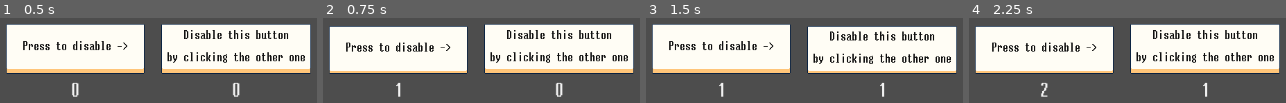
Above: before the commit, frames 1-4 (left to right).
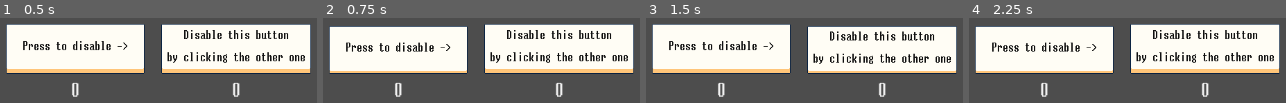
Above: after the commit, the same moments.

Repository: justin-calleja/godot-misc
Game: Godot game, scene res://scenes/btn_disable_another/main.tscn
Same seed, same stepped clock (60 frames per second), same inputs: the game is played once before the commit and once after it.
Inputs:
- Up to frame 1 (0.5 s): no input
- Up to frame 2 (0.75 s): click "Press to disable ->" at 0.5 s
- Up to frame 3 (1.5 s): click "Disable this button by clicki…" at 1.25 s
- Up to frame 4 (2.25 s): click "Press to disable ->" at 2 s

Frame 1 is identical in both runs. In frame 2, 0.3% of the frame differs, in the area x 22-25%, y 76-93%; in frame 3, 0.7%, in the area x 22-76%, y 76-93%; in frame 4, 0.5%.
Error after the commit: Parse Error: Class "OnParentSignal" hides a global script class. (res://scripts/Node/on_parent_signal.gd:2)

Commit message:
change dir casing

Diff:
--- a/scenes/btn_disable_another/main.tscn
+++ b/scenes/btn_disable_another/main.tscn
@@ -1,8 +1,8 @@
-[gd_scene load_steps=10 format=3 uid="uid://qf7kjmn0qffk"]
+[gd_scene load_steps=9 format=3 uid="uid://qf7kjmn0qffk"]
 
 [ext_resource type="PackedScene" uid="uid://tlartynj2n3e" path="res://scenes/btn/button_large.tscn" id="1_0f8q8"]
 [ext_resource type="Script" path="res://scenes/btn_disable_another/src_and_target_btns.gd" id="1_1nk75"]
-[ext_resource type="Script" path="res://scripts/node/on_parent_signal.gd" id="2_eh23m"]
+[ext_resource type="Script" path="res://scripts/Node/on_parent_signal.gd" id="2_eh23m"]
 [ext_resource type="LabelSettings" uid="uid://dr6l7gegmej14" path="res://resources/madoufutomarugothic_normal_2_white.tres" id="3_jmax1"]
 [ext_resource type="Script" path="res://scripts/base_button/btn_with_sf_disabled.gd" id="4_wvgej"]
 
@@ -57,38 +57,6 @@
 func on_disabled_change(is_disabled: bool) -> void:
 	btn.text = text_when_disabled if is_disabled else text_when_enabled
 
-"
-
-[sub_resource type="GDScript" id="GDScript_jbwdn"]
-script/source = "extends Node
-
-var _src_btn_text_when_enabled = \"Press to disable ->\"
-var _src_btn_text_when_disabled = \"Press to disable ->\"
-var _src_btn_text_when_ready = _src_btn_text_when_enabled
-
-var _parent: SrcAndTargetBtns
-
-
-func _ready():
-	_parent= get_parent()
-	assert(_parent is SrcAndTargetBtns)
-	_parent.src_btn.pressed.connect(on_src_pressed)
-	_parent.src_btn.text = _src_btn_text_when_ready
-
-
-# Called every frame. 'delta' is the elapsed time since the previous frame.
-func on_src_pressed():
-	var is_target_btn_disabled = _parent.target_btn.disabled
-	toggle_target_btn_disabled_state(is_target_btn_disabled)
-	toggle_src_btn_text(is_target_btn_disabled)
-
-
-func toggle_target_btn_disabled_state(is_target_btn_disabled: bool) -> void:
-	_parent.target_btn.disabled = false if is_target_btn_disabled else true
-
-
-func toggle_src_btn_text(is_target_btn_disabled) -> void:
-	_parent.src_btn.text = _src_btn_text_when_enabled if is_target_btn_disabled else _src_btn_text_when_disabled
 "
 
 [node name="Tmp1" type="Control"]
@@ -183,4 +151,3 @@
 target_btn = NodePath("../MC/HBox/VBoxContainer2/TargetBtn")
 
 [node name="Node" type="Node" parent="SrcAndTargetBtns"]
-script = SubResource("GDScript_jbwdn")
--- /dev/null
+++ b/scripts/node/TNode.gd
@@ -0,0 +1,14 @@
+class_name TNode
+extends Node
+## A Node that be visited and its children to run logic.
+##
+## TODO: add description and fix brief description above
+## (see: https://docs.godotengine.org/en/stable/tutorials/scripting/gdscript/gdscript_documentation_comments.html)
+##
+
+func traverseBF(fn_name: String, rootNode: TNode) -> void:
+	if has_method(fn_name):
+		call(fn_name, rootNode)
+
+	for child in get_children():
+		child.traverseBF(fn_name, rootNode)
--- /dev/null
+++ b/scripts/node/tmp.gd
@@ -0,0 +1,29 @@
+extends Node
+
+var _src_btn_text_when_enabled = "Press to disable ->"
+var _src_btn_text_when_disabled = "Press to disable ->"
+var _src_btn_text_when_ready = _src_btn_text_when_enabled
+
+var _parent: SrcAndTargetBtns
+
+
+func _ready():
+	_parent= get_parent()
+	assert(_parent is SrcAndTargetBtns)
+	_parent.src_btn.pressed.connect(on_src_pressed)
+	_parent.src_btn.text = _src_btn_text_when_ready
+
+
+# Called every frame. 'delta' is the elapsed time since the previous frame.
+func on_src_pressed():
+	var is_target_btn_disabled = _parent.target_btn.disabled
+	toggle_target_btn_disabled_state(is_target_btn_disabled)
+	toggle_src_btn_text(is_target_btn_disabled)
+
+
+func toggle_target_btn_disabled_state(is_target_btn_disabled: bool) -> void:
+	_parent.target_btn.disabled = false if is_target_btn_disabled else true
+
+
+func toggle_src_btn_text(is_target_btn_disabled) -> void:
+	_parent.src_btn.text = _src_btn_text_when_enabled if is_target_btn_disabled else _src_btn_text_when_disabled
